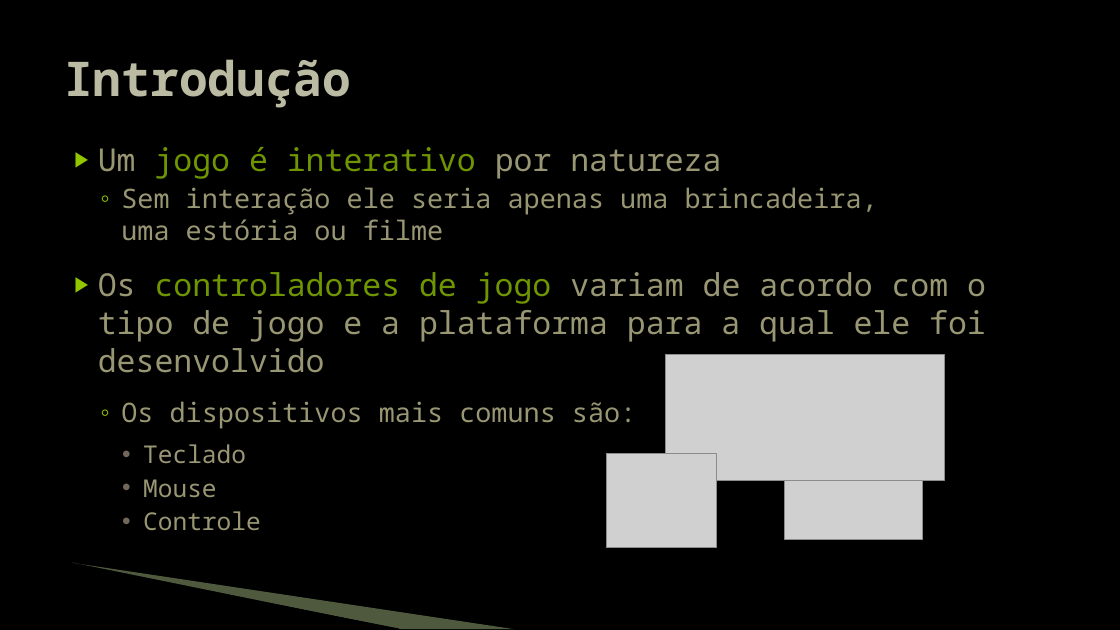
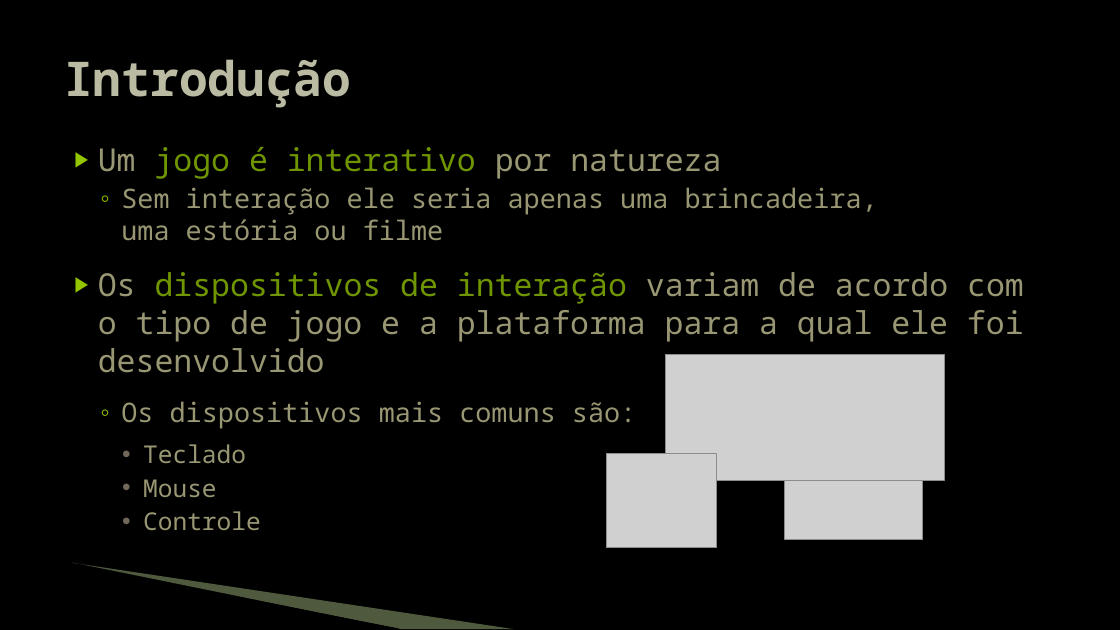
Before and after one commit to JudsonSS/Jogos, a slide deck: slide 2 of Slides/19. Controlador de Jogo.pptx. Drawn at 1120x630 pixels with LibreOffice and Linux fonts; fonts in the diff are those of the drawing; grey boxes stand for pictures; background and template pictures are left out. Boxes give left, top, right and bottom in pixels: in the first picture for what was removed or moved away, otherwise in the second. Text is boxed around its words. In the diff, an @@ line names an element or a change of style, - is before the commit and + after.

```diff
--- a/Slides/19. Controlador de Jogo.pptx
+++ b/Slides/19. Controlador de Jogo.pptx
@@ text at (98,272,1024,373): text changed @@
-▶ Os controladores de jogo variam de acordo com o tipo de jogo e a plataforma para a qual ele foi desenvolvido
+▶ Os dispositivos de interação variam de acordo com o tipo de jogo e a plataforma para a qual ele foi desenvolvido
```
Also in this commit, not shown: 7 other slides changed, 1 slide added.
